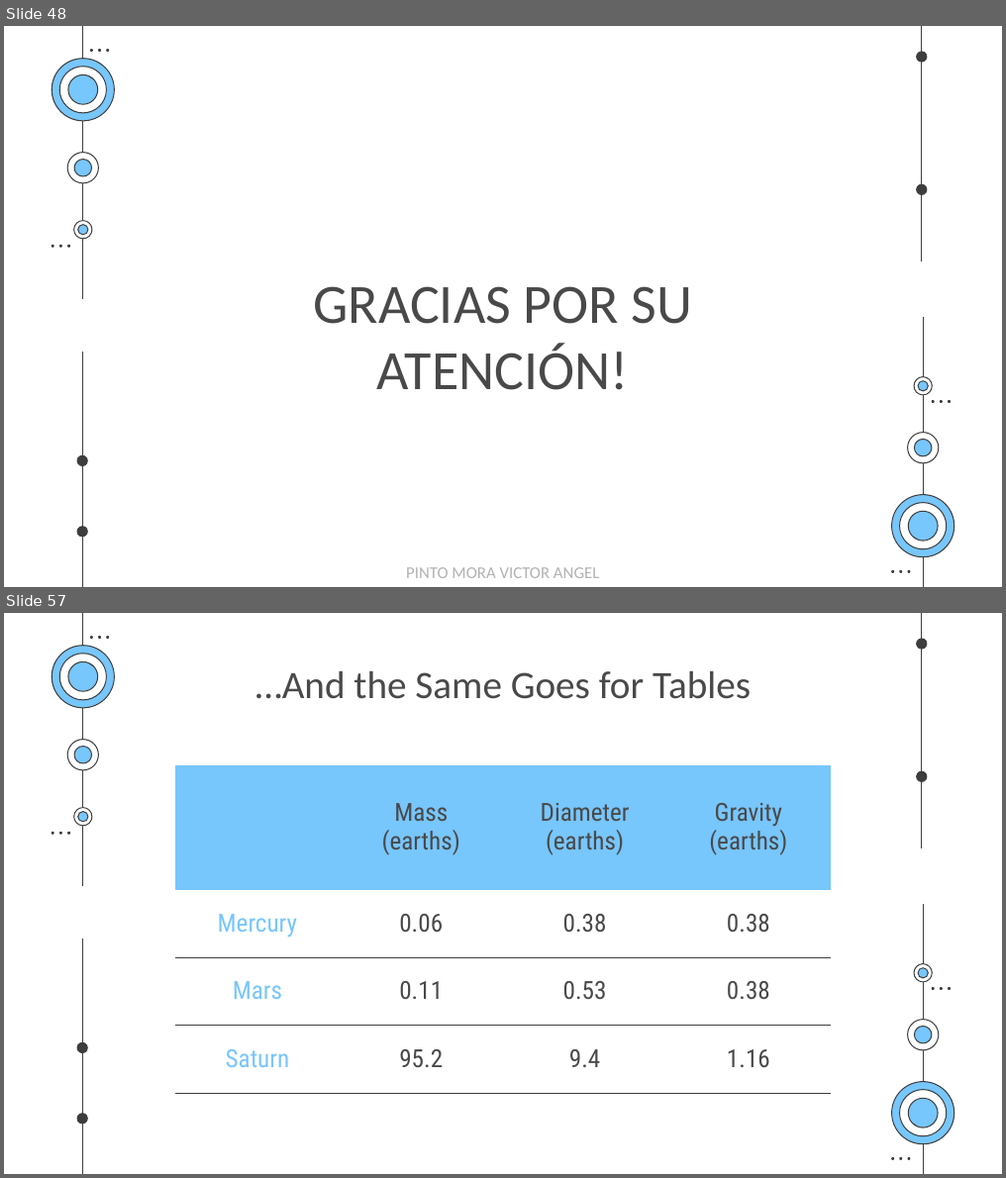
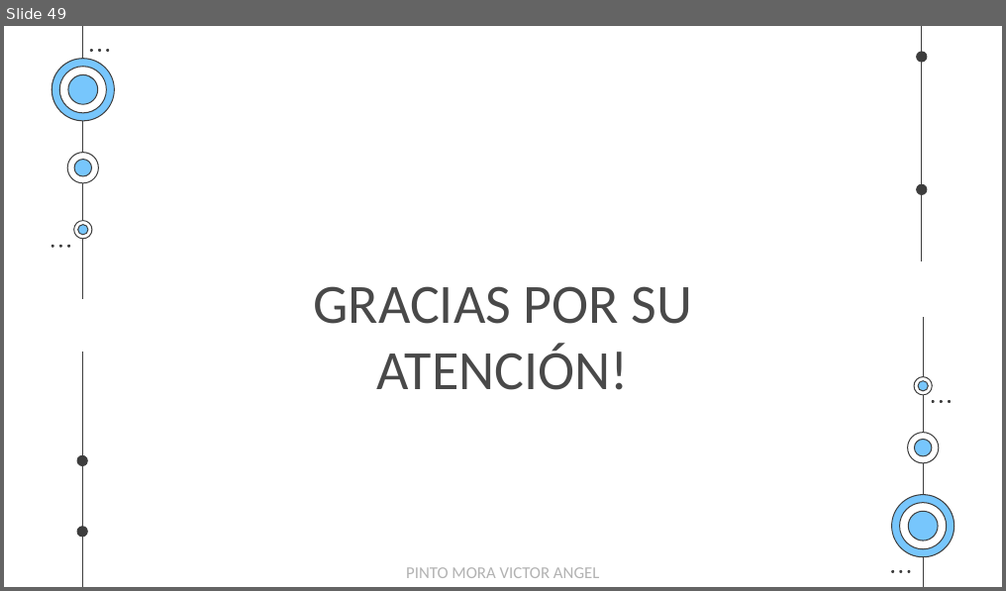
Before and after one commit to EgCooper/Mxt-Technology, a slide deck: Documentacion/Mxt-Technology Presentacion.pptx. Shown one above the other, each under a label of ours: slides 48 and 57 before the commit, slide 49 after it; the slides between them are not shown. The pictures are 1006x1178 and 1006x591 pixels, drawn with LibreOffice and Linux fonts; fonts in the diff are those of the drawing. Boxes give left, top, right and bottom in pixels: in the first picture for what was removed or moved away, otherwise in the second. Text is boxed around its words. In the diff, an @@ line names an element or a change of style, - is before the commit and + after.

```diff
--- a/Documentacion/Mxt-Technology Presentacion.pptx
+++ b/Documentacion/Mxt-Technology Presentacion.pptx
@@ slide 57 removed at [4, 613, 1002, 1174], background #FFFFFF; not listed: 48 template elements that a slide beside it also shows @@
@@ title removed at [255, 671, 750, 699] @@
-…And the Same Goes for Tables
@@ table removed at [175, 764, 831, 1093], 4 rows, 4 columns @@
- | Mass / (earths) | Diameter / (earths) | Gravity / (earths)
-Mercury | 0.06 | 0.38 | 0.38
-Mars | 0.11 | 0.53 | 0.38
-Saturn | 95.2 | 9.4 | 1.16
@@ what was slide 48 is now slide 49 @@
```
Also in this commit, not shown: 44 slides changed, 1 slide added, 11 other slides removed, 1 other file.
